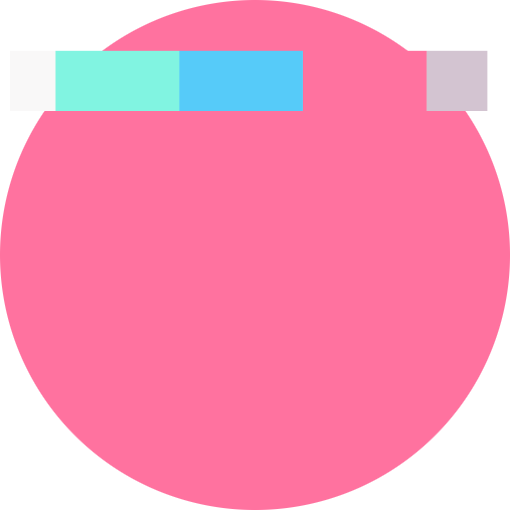
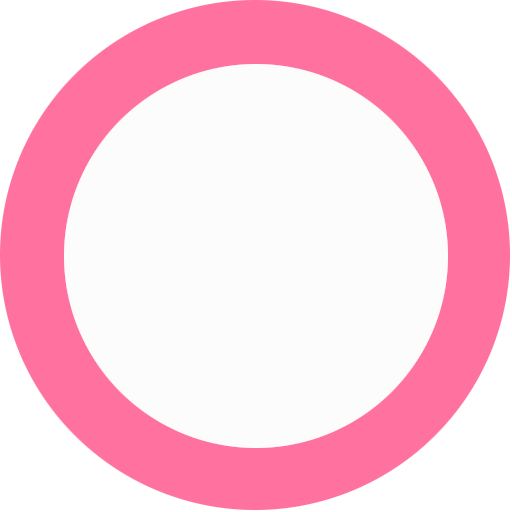
Comparing the layer stacks of the two 512x512 images. Changes:
hid "scheme.PNG" over [10, 50, 488, 111]
painted on "layer" over [64, 64, 448, 448]
hid "Background" over [10, 50, 488, 448]
